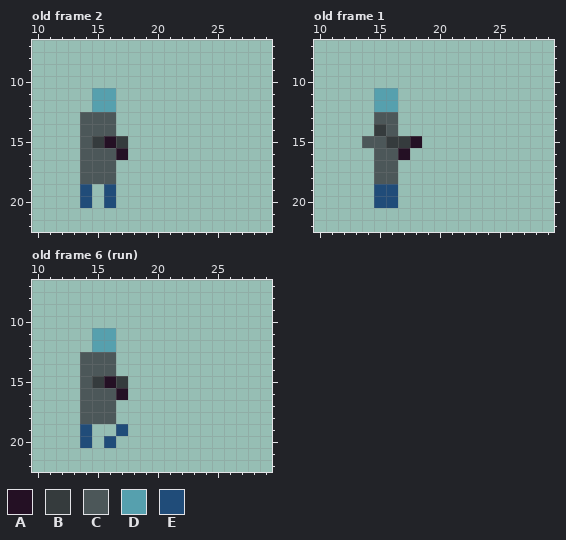
File history of a pixel-art file, art/spr/characters/rookie.ase. The picture above was drawn from the file before the commit.
32x32 pixels, 6 frames. Shown: old frame 2: x 10..29, y 7..22; old frame 1: x 10..29, y 7..22; old frame 6 (run): x 10..29, y 7..22. The commit also changed other frames, which this record leaves out.
Palette (. is transparent): A #241024  B #353b3d  C #4c5759  D #56a0ae  E #204c79
Pixels before, old frame 2, first column x 14:
11 .DD.
12 .DD.
13 CCC.
14 CCC.
15 CBAB
16 CCCA
17 CCC.
18 CCC.
19 E.E.
20 E.E.
Pixels before, old frame 1, first column x 14:
11 .DD..
12 .DD..
13 .CC..
14 .BC..
15 CCBBA
16 .CCA.
17 .CC..
18 .CC..
19 .EE..
20 .EE..
Pixels before, old frame 6 (run), first column x 14:
11 .DD.
12 .DD.
13 CCC.
14 CCC.
15 CBAB
16 CCCA
17 CCC.
18 CCC.
19 E..E
20 E.E.
The result:
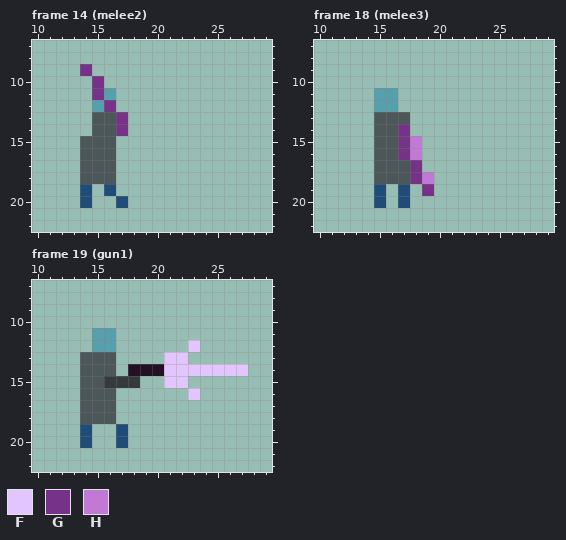
Colours new in this view: F #e2c5ff  G #763288  H #c179d5
A new or re-ordered frame is compared with the old frame closest to it.
Commit: new animations for character
The edit:
frames 6 -> 22
Changed rows in their new state; - is an unchanged pixel.
Frame 14 (melee2) is new; against old frame 2:
first column x 14:
 9 G---
10 -G--
11 -G--
12 --G-
13 .--G
14 .--G
15 -CC.
16 ---.
first column x 16:
20 .E
Frame 18 (melee3) is new; against old frame 1:
first column x 14:
13 ---C--
14 -C-G--
15 .-CGH-
16 ---GH-
17 ---CG-
18 ---CGH
19 --.E-G
20 --.E--
Frame 19 (gun1) is new; against old frame 6 (run):
first column x 15:
12 --------F----
13 ------FF-----
14 ---AAAFFFFFFF
15 CB-B--FF-----
16 --.-----F----
first column x 16:
20 .E
